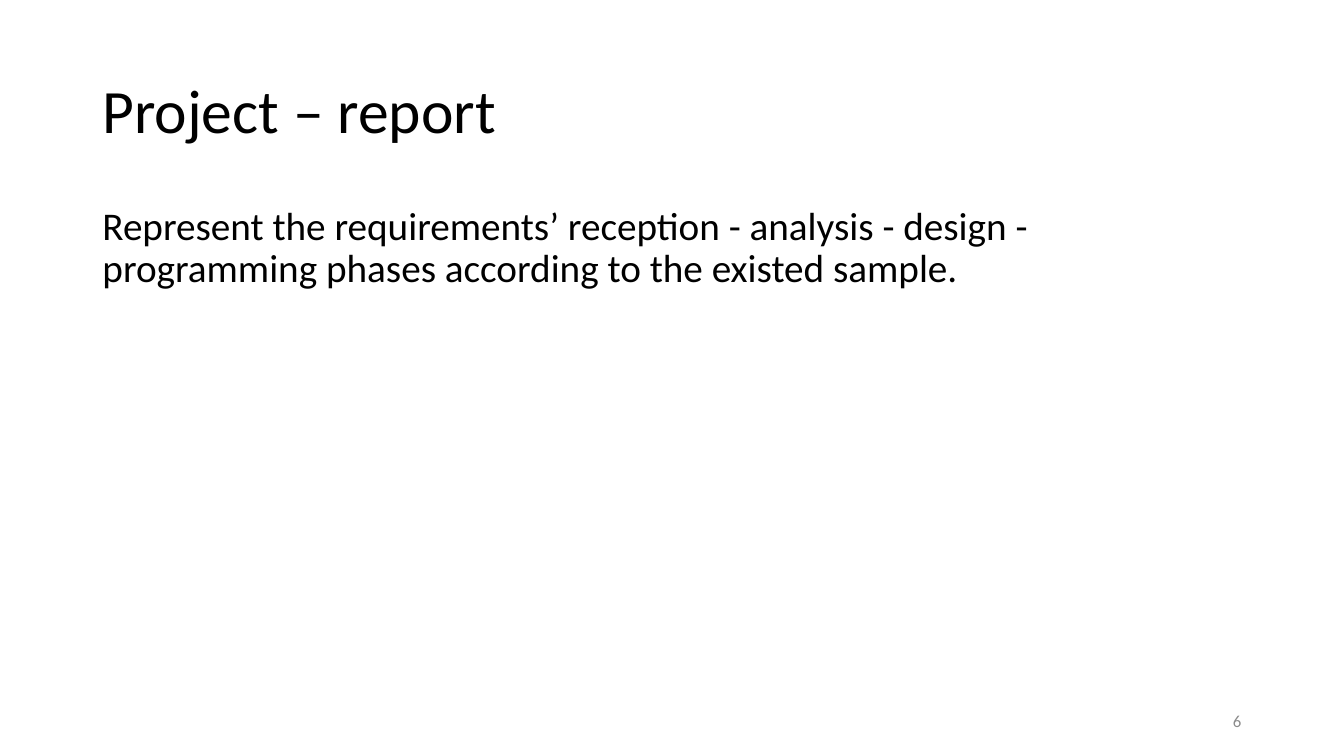
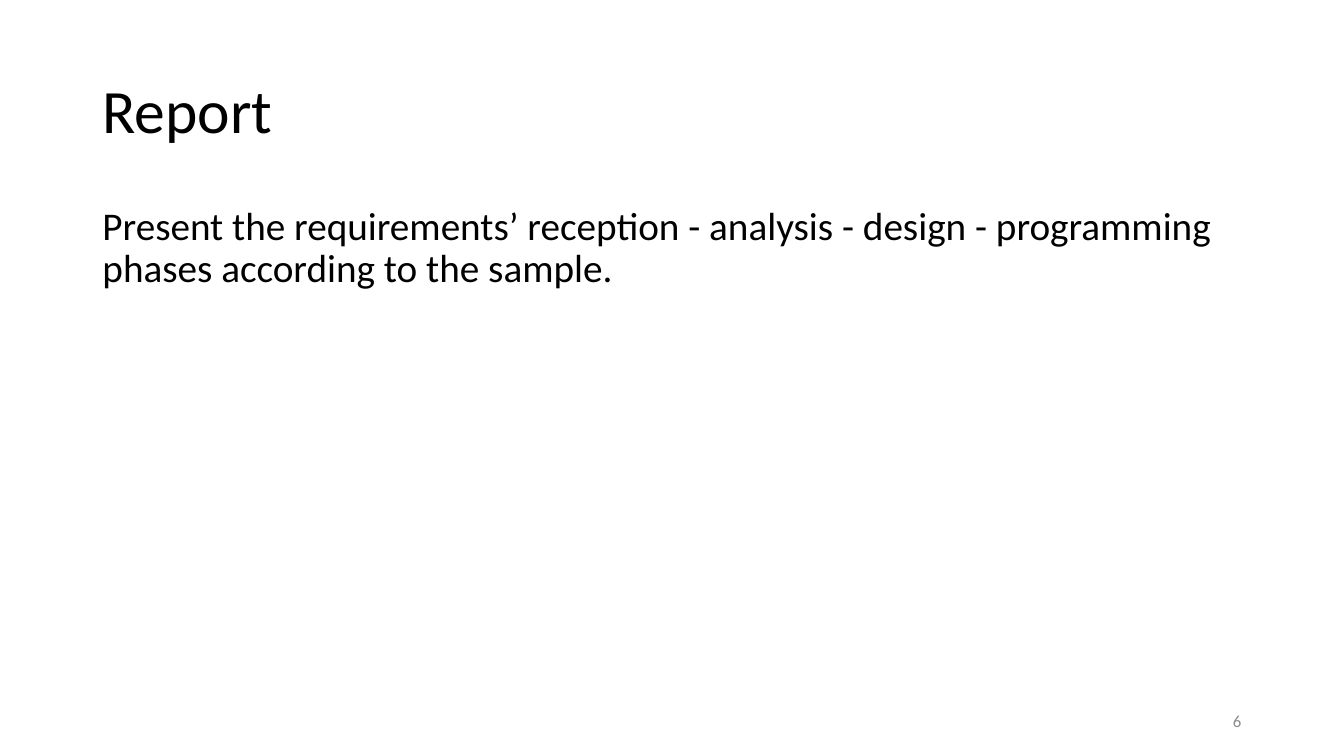
Before and after one commit to vutuanhai237/CourseMaterials, a slide deck: slide 6 of CS4273-Introduce to Software Engineering/Slides/Lab 0. Introduction.pptx. Drawn at 1344x756 pixels with LibreOffice and Linux fonts; fonts in the diff are those of the drawing. Boxes give left, top, right and bottom in pixels: in the first picture for what was removed or moved away, otherwise in the second. Text is boxed around its words. In the diff, an @@ line names an element or a change of style, - is before the commit and + after.

```diff
--- a/CS4273-Introduce to Software Engineering/Slides/Lab 0. Introduction.pptx
+++ b/CS4273-Introduce to Software Engineering/Slides/Lab 0. Introduction.pptx
@@ title at (102,93,272,143): text changed @@
-Project – report
+Report
@@ text at (102,212,1211,289): text changed @@
-Represent the requirements’ reception - analysis - design - programming phases according to the existed sample.
+Present the requirements’ reception - analysis - design - programming phases according to the sample.
```
Also in this commit, not shown: 4 other slides changed, 7 other files.
